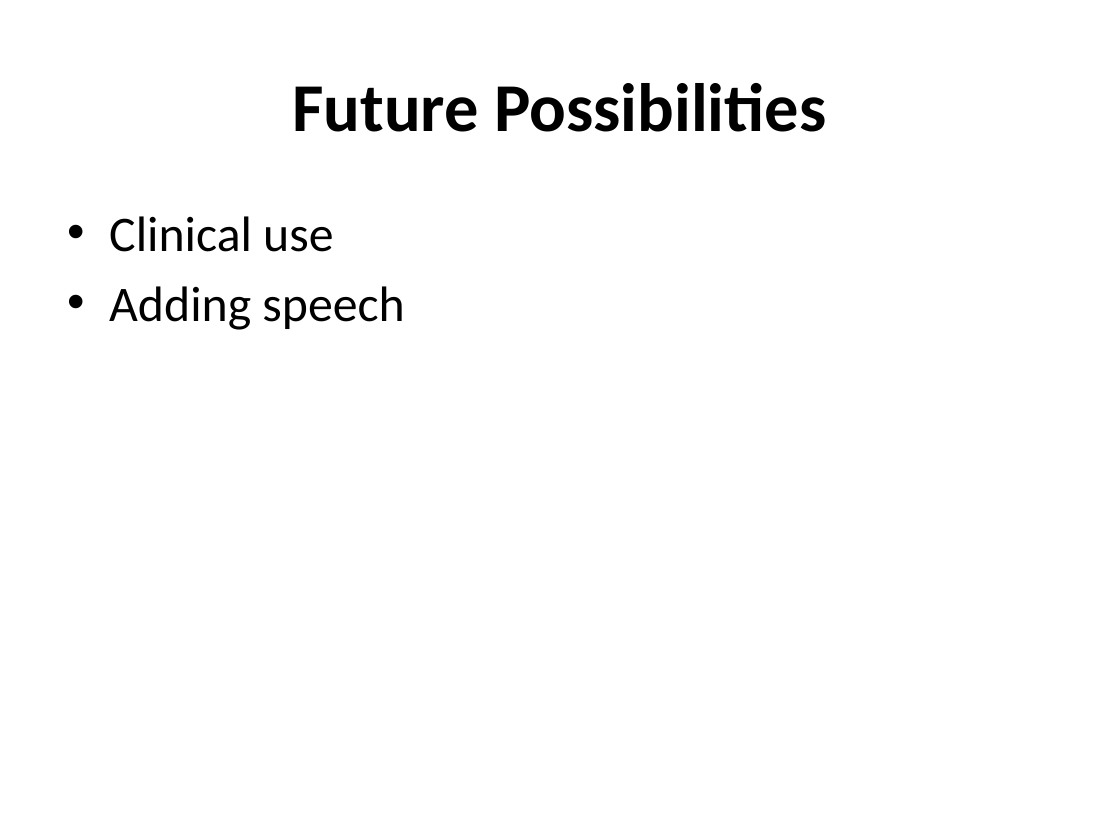
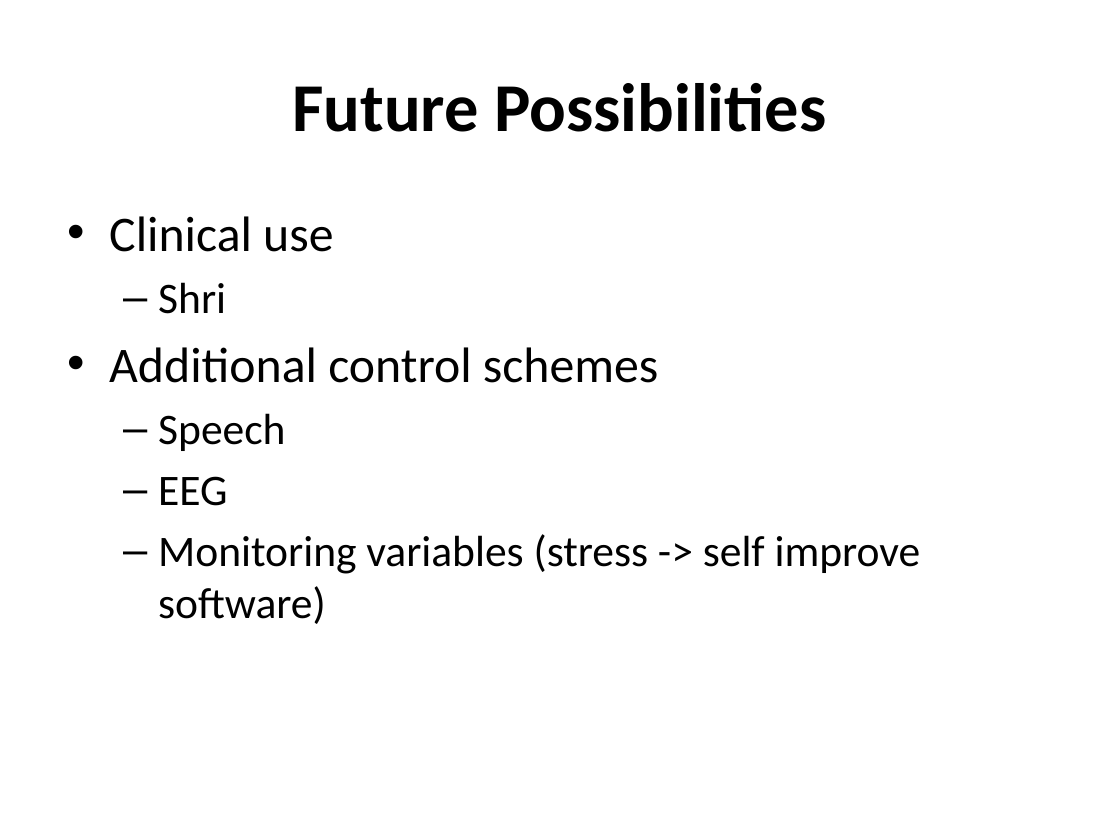
Before and after one commit to Hankli/VirtualEnvironments-Project, a slide deck: slide 10 of Documents/Presentations/Final Presentation.pptx. Drawn at 1120x840 pixels with LibreOffice and Linux fonts; fonts in the diff are those of the drawing; background and template pictures are left out. Boxes give left, top, right and bottom in pixels: in the first picture for what was removed or moved away, otherwise in the second. Text is boxed around its words. In the diff, an @@ line names an element or a change of style, - is before the commit and + after.

```diff
--- a/Documents/Presentations/Final Presentation.pptx
+++ b/Documents/Presentations/Final Presentation.pptx
@@ text at <box>109,282,921,624</box>: text changed; size 32 to 28 pt @@
-• Adding speech
+  – Shri
+• Additional control schemes
+  – Speech
+  – EEG
+  – Monitoring variables (stress -> self improve software)
```
Also in this commit, not shown: 7 other slides changed.
